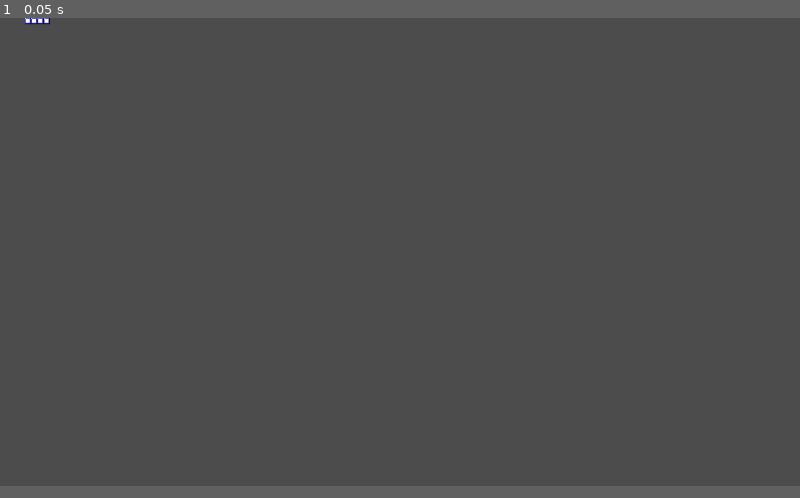
Above: before the commit, frame 1.
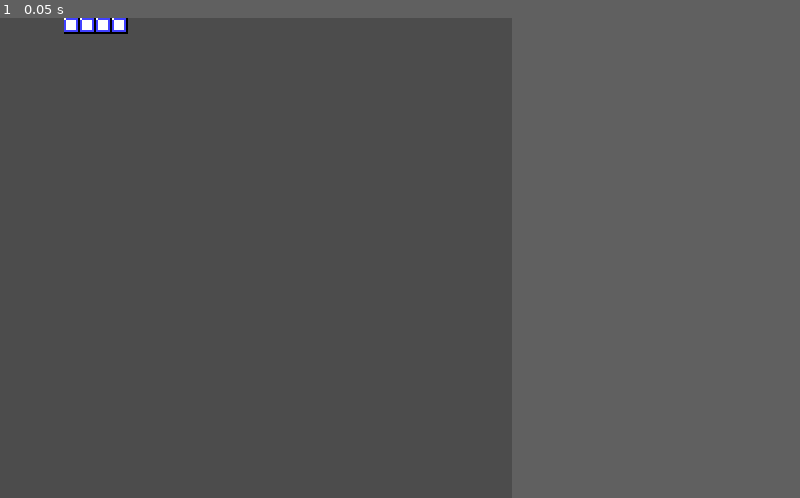
Above: after the commit, the same moment.

Repository: rnewton5/NES-Tetris
Game: Godot game, scene res://scenes/play_field.tscn
The game is run twice, just before and just after one commit, with the same random seed, the same clock (stepped at 60 frames per second) and the same inputs.
Inputs:
- Up to frame 1 (0.05 s): no input
In our replay, the window is 800x468 before the commit and 512x480 after it. These sizes can differ from the game's own. Grey fills any space a smaller window leaves; there, only what the larger window draws over its background counts as a difference.

The runs differ from the first frame. In frame 1, 0.3% of the frame differs, in the area x 3-16%, y 0-4%.

Commit message:
Update widow dimensions

Diff:
--- a/project.godot
+++ b/project.godot
@@ -36,6 +36,14 @@
 run/main_scene="res://scenes/play_field.tscn"
 config/icon="res://icon.png"
 
+[display]
+
+window/size/width=512
+window/size/height=480
+window/stretch/mode="2d"
+window/stretch/aspect="keep"
+window/stretch/shrink=2.0
+
 [physics]
 
 common/enable_pause_aware_picking=true
